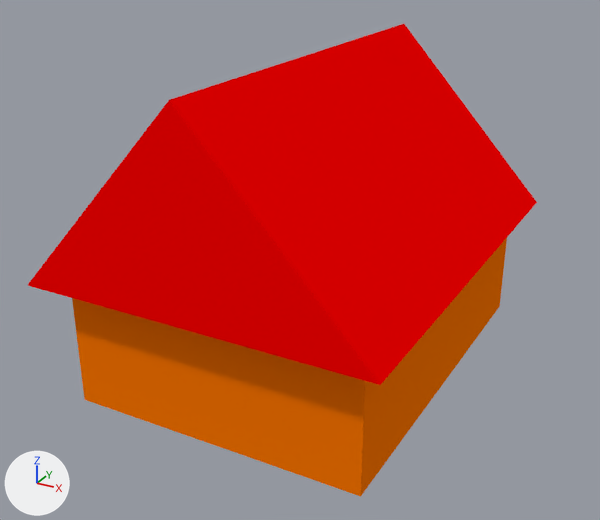
An edit to the Blender file City Rise/Assets/Scenes/3d Models/House.blend, drawn before and after from the same camera.
One viewpoint serves both versions: a camera (50 mm lens) standing at (3.73, -7.07, 4.7) and looking at (-0.01, -0.28, 1.3). Arrows for +X, +Y and +Z are at lower left; the lights stay in place.
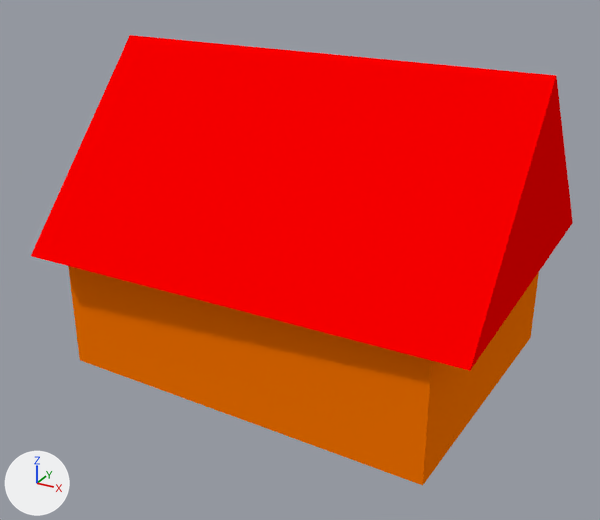
Boxes [x1, y1, x2, y2] around the edits, measured in the pictures (600 x 520 px):
'Cube.002', moved, turned: before [28, 24, 537, 385]; after [31, 35, 573, 371]
'Cube.001', moved, turned: before [72, 238, 507, 496]; after [68, 266, 539, 485]

The change, as a diff of the scene's bpy script:
```diff
--- a/City Rise/Assets/Scenes/3d Models/House.blend.py
+++ b/City Rise/Assets/Scenes/3d Models/House.blend.py
@@ ob_cube_001 @@
 ob_cube_001 = bpy.data.objects.new('Cube.001', me_cube_010)
-ob_cube_001.location = (0.0, 0.0, 0.0)
+ob_cube_001.location = (-0.02, -0.02, 0.0)
+ob_cube_001.rotation_euler = (0.0, 0.0, 1.527)  # degrees (0, 0, 87)
 ob_cube_001.scale = (-2.5, -2.48, 1.89)
@@ ob_cube_002 @@
 ob_cube_002 = bpy.data.objects.new('Cube.002', me_cube_011)
-ob_cube_002.location = (0.0, -0.04, 2.39)
+ob_cube_002.location = (0.02, -0.02, 2.39)
+ob_cube_002.rotation_euler = (0.0, 0.0, 1.571)  # degrees (0, 0, 90)
 ob_cube_002.scale = (1.75, 2.23, 0.944)
```
